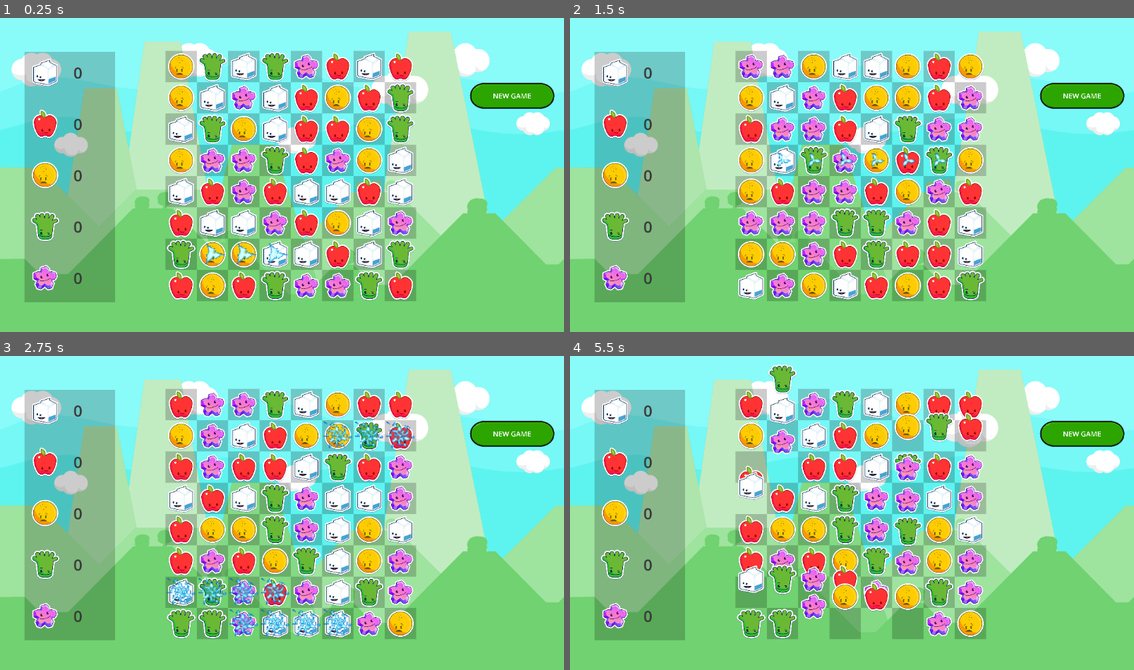
Above: before the commit, frames 1-4 (two rows, left to right).
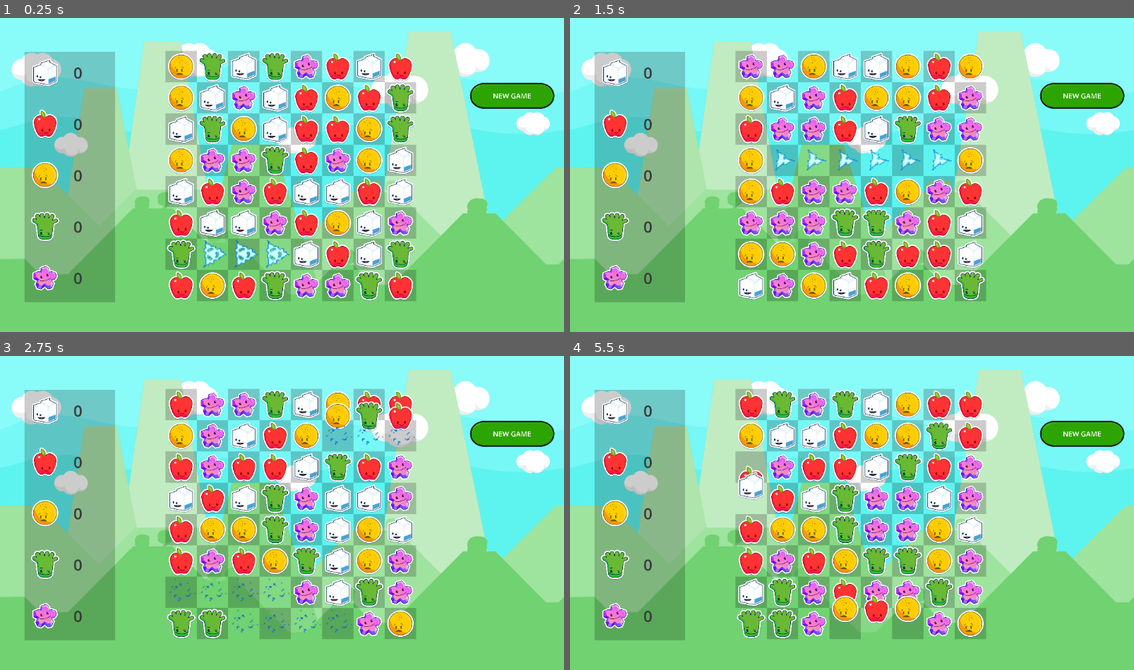
Above: after the commit, the same moments.

Repository: gitbrent/godot-match-3
Game: Godot game, scene res://game.tscn
The game is run twice, just before and just after one commit, with the same random seed, the same clock (stepped at 60 frames per second) and the same inputs.
Inputs (mouse positions are in pixels of both pictures, inside the frame that each line leads up to):
- Up to frame 1 (0.25 s): no input
- Up to frame 2 (1.5 s): click "NEW GAME" at 0.5 s; click "NEW GAME" at 1.25 s
- Up to frame 3 (2.75 s): click "NEW GAME" at 2 s
- Up to frame 4 (5.5 s): drag from (750, 403) to (908, 440) at 2.77 s; drag from (750, 434) to (823, 575) at 3.52 s; move the mouse to (750, 465) at 4.27 s; click (750, 465) at 4.42 s; drag from (750, 497) to (682, 462) at 5.02 s

The runs differ from the first frame. In frame 1, 1.0% of the frame differs, in the area x 35-52%, y 70-80%; in frame 2, 1.9%; in frame 3, 4.3%; in frame 4, 7.0%, in the area x 29-74%, y 2-90%.

Commit message:
lots of updates

Diff:
--- a/game_board/GemCell.gd
+++ b/game_board/GemCell.gd
@@ -2,11 +2,11 @@
 class_name GemCell
 # VARS
 @onready var sprite:Sprite2D = $Sprite2D
-@onready var anim_player:AnimationPlayer = $AnimationPlayer
-@onready var debug_anim_explode:AnimatedSprite2D = $DebugAnimExplode
+@onready var anim_player_fx:AnimationPlayer = $AnimPlayerFx
+@onready var anim_sprite_explode:AnimatedSprite2D = $AnimSpriteExplode
 @onready var debug_label_sel_num:Label = $DebugLabelSelNum
 # PROPS
-const SPRITE_SCALE:float = 0.25
+const SPRITE_SCALE:Vector2 = Vector2(0.25, 0.25)
 var gem_color:Enums.GemColor
 
 func initialize(colorIn: Enums.GemColor):
@@ -20,21 +20,30 @@
 	#panel_hover.visible = false
 
 func replace_gem(colorIn: Enums.GemColor):
+	# 1:
+	play_selected_anim(false)
 	play_anim_explode()
+	# 2:
+	#sprite.scale = SPRITE_SCALE # reset as AnimationPlayer scales it down during explode
+	sprite.visible = false # hide Sprite before initialize replaces the texture
+	# 3:
 	initialize(colorIn)
+	# 4:
 	call_deferred("drop_in_gem")
 
 func drop_in_gem():
-	var DEBUG_SLOW_TIME = 2 # Enums.TWEEN_TIME*4
-	await get_tree().create_timer(DEBUG_SLOW_TIME).timeout
+	const DROP_TIME = Enums.TWEEN_TIME * 2
+	await get_tree().create_timer(DROP_TIME).timeout
 	# tween "fall" into place
 	var beg_pos = Vector2(sprite.global_position.x, sprite.global_position.y - 64)
 	var end_pos = sprite.global_position
 	#print("beg_pos: ", beg_pos)
 	sprite.global_position = beg_pos
+	sprite.visible = true
 	var tween = get_tree().create_tween()
-	tween.tween_property(sprite, "global_position", end_pos, DEBUG_SLOW_TIME)
+	tween.tween_property(sprite, "global_position", end_pos, DROP_TIME)
 
+# TODO: 20240506: preload these/elevate code
 func load_texture():
 	# Construct texture path based on suit and rank
 	var texture_path = "res://assets/gems/"
@@ -57,18 +66,22 @@
 
 func play_selected_anim(selected:bool):
 	if selected:
-		anim_player.play("selected")
+		anim_player_fx.play("selected")
 	else:
-		anim_player.stop(false)
-		sprite.scale.x = SPRITE_SCALE
-		sprite.scale.y = SPRITE_SCALE
+		anim_player_fx.stop()
+		sprite.scale = SPRITE_SCALE
 
+# @desc: both AnimPlayer & AnimExplode are 1-sec
 func play_anim_explode():
 	# TODO: play sound
-	debug_anim_explode.visible = true
-	debug_anim_explode.play("default")
-	await get_tree().create_timer(1).timeout
-	debug_anim_explode.visible = false
+	# A: IMPORTANT: use play/stop or scale wont reset!
+	anim_player_fx.play("explode")
+	anim_player_fx.stop()
+	# B:
+	anim_sprite_explode.visible = true
+	anim_sprite_explode.play("default")
+	await get_tree().create_timer(2).timeout
+	anim_sprite_explode.visible = false
 
 # =========================================================
 
--- a/game_board/gem_cell.tscn
+++ b/game_board/gem_cell.tscn
@@ -11,7 +11,6 @@
 
 [sub_resource type="Animation" id="Animation_3mn62"]
 resource_name = "explode"
-length = 0.5
 tracks/0/type = "value"
 tracks/0/imported = false
 tracks/0/enabled = true
@@ -19,10 +18,10 @@
 tracks/0/interp = 1
 tracks/0/loop_wrap = true
 tracks/0/keys = {
-"times": PackedFloat32Array(0, 0.5),
+"times": PackedFloat32Array(0, 1),
 "transitions": PackedFloat32Array(1, 1),
 "update": 0,
-"values": [Vector2(0.25, 0.25), Vector2(1e-05, 1e-05)]
+"values": [Vector2(0.25, 0.25), Vector2(0, 0)]
 }
 
 [sub_resource type="Animation" id="Animation_xkhqk"]
@@ -35,10 +34,10 @@
 tracks/0/interp = 1
 tracks/0/loop_wrap = true
 tracks/0/keys = {
-"times": PackedFloat32Array(0, 1),
-"transitions": PackedFloat32Array(1, 1),
+"times": PackedFloat32Array(0, 0.5, 1),
+"transitions": PackedFloat32Array(1, 1, 1),
 "update": 0,
-"values": [Vector2(0.225, 0.225), Vector2(0.275, 0.275)]
+"values": [Vector2(0.25, 0.25), Vector2(0.225, 0.225), Vector2(0.275, 0.275)]
 }
 tracks/1/type = "value"
 tracks/1/imported = false
@@ -160,7 +159,7 @@
 }],
 "loop": false,
 "name": &"default",
-"speed": 10.0
+"speed": 12.0
 }]
 
 [node name="GemCell" type="Control"]
@@ -195,12 +194,12 @@
 grow_vertical = 2
 script = ExtResource("3_sh1nc")
 
-[node name="AnimationPlayer" type="AnimationPlayer" parent="."]
+[node name="AnimPlayerFx" type="AnimationPlayer" parent="."]
 libraries = {
 "": SubResource("AnimationLibrary_u2ci8")
 }
 
-[node name="DebugAnimExplode" type="AnimatedSprite2D" parent="."]
+[node name="AnimSpriteExplode" type="AnimatedSprite2D" parent="."]
 visible = false
 position = Vector2(32, 32)
 scale = Vector2(1.8125, 1.8125)
